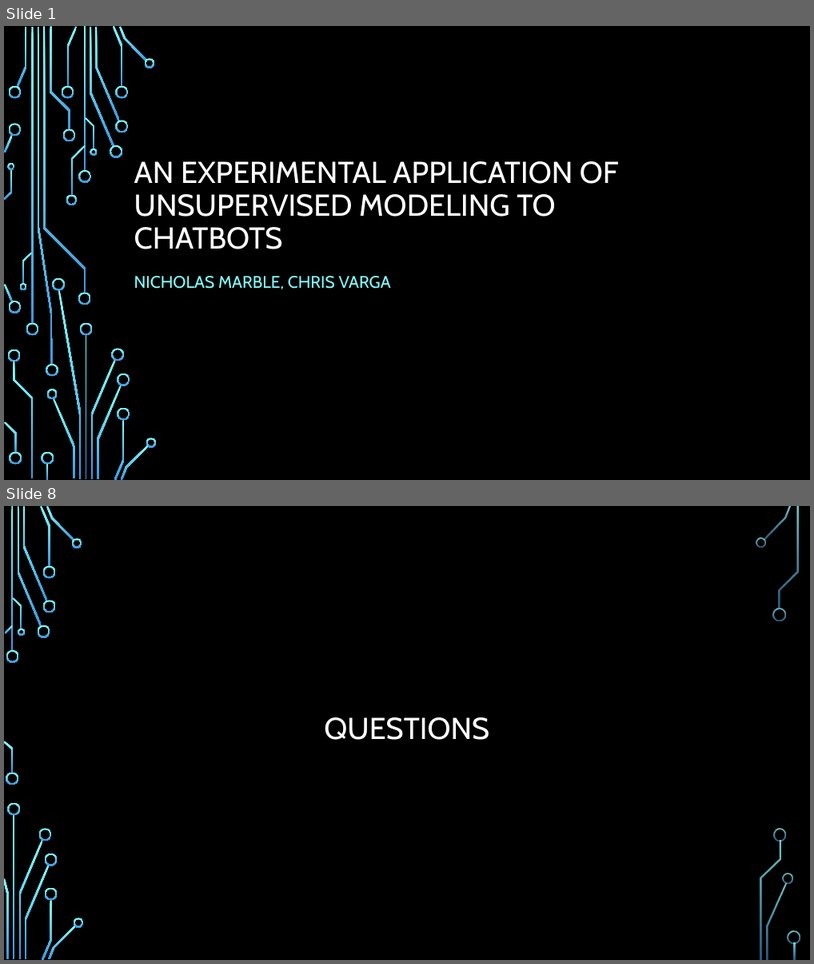
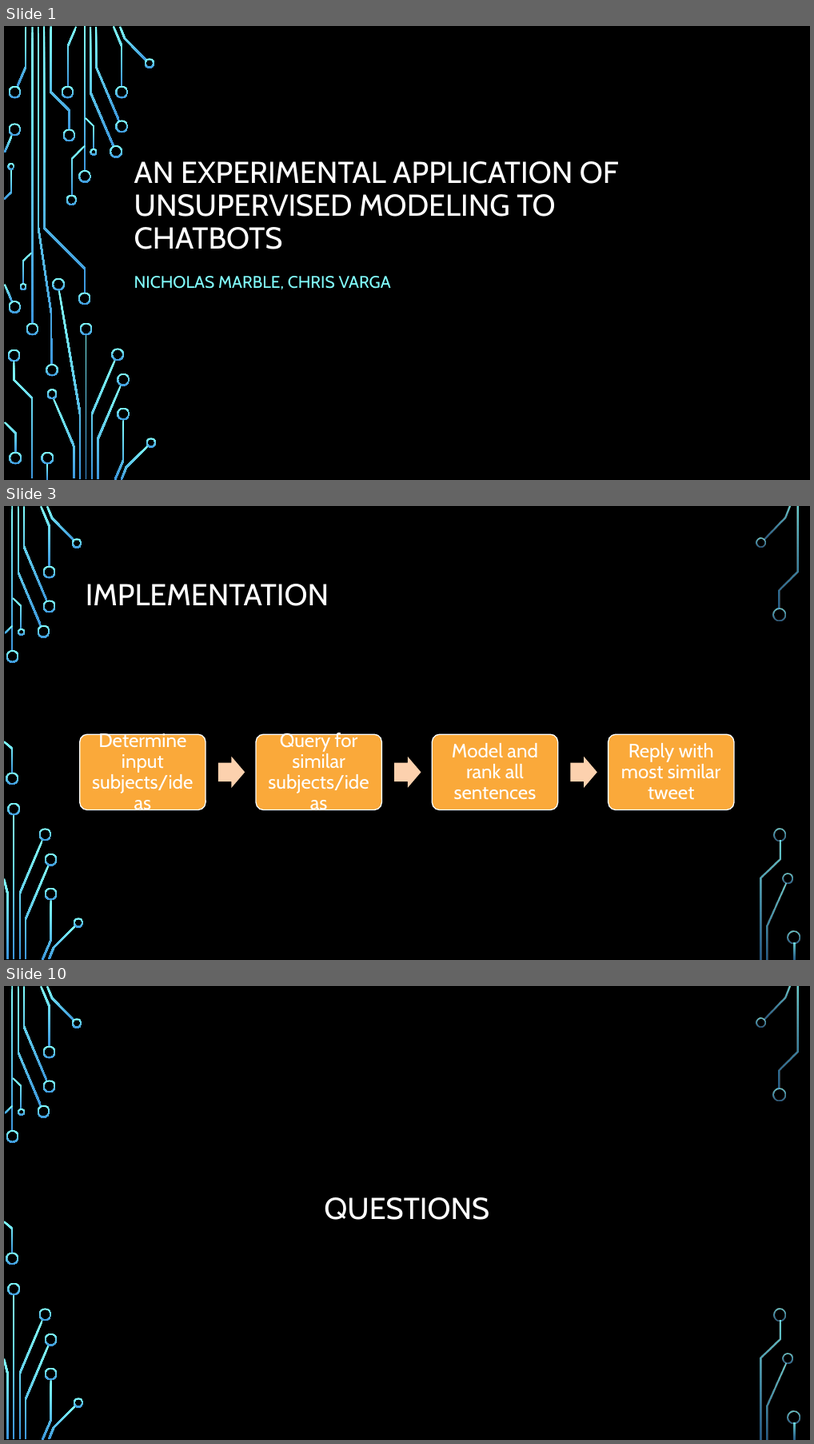
Before and after one commit to chrisvarga/chatbot, a slide deck: Marble_Varga_Prop_Presentation.pptx. Shown one above the other, each under a label of ours: slides 1 and 8 before the commit, slides 1, 3 and 10 after it; the slides between them are not shown. The pictures are 814x964 and 814x1444 pixels, drawn with LibreOffice and Linux fonts; fonts in the diff are those of the drawing; background and template pictures are left out. Boxes give left, top, right and bottom in pixels: in the first picture for what was removed or moved away, otherwise in the second. Text is boxed around its words. In the diff, an @@ line names an element or a change of style, - is before the commit and + after.

```diff
--- a/Marble_Varga_Prop_Presentation.pptx
+++ b/Marble_Varga_Prop_Presentation.pptx
@@ slide 3 added at [4,506,810,960], background picture (left out); not listed: 36 template elements that a slide beside it also shows @@
@@ title added at [86,584,329,606], 36 pt, text #FFFFFF @@
+IMPLEMENTATION
@@ group added at [80,730,734,810]: 4 rounded rectangles, 4 texts, 3 right arrows @@
+Determine input subjects/ideas
+Query for similar subjects/ideas
+Model and rank all sentences
+Reply with most similar tweet
@@ what was slide 8 is now slide 10 @@
```
Also in this commit, not shown: 1 slide changed, 6 other slides added, 5 slides removed.
